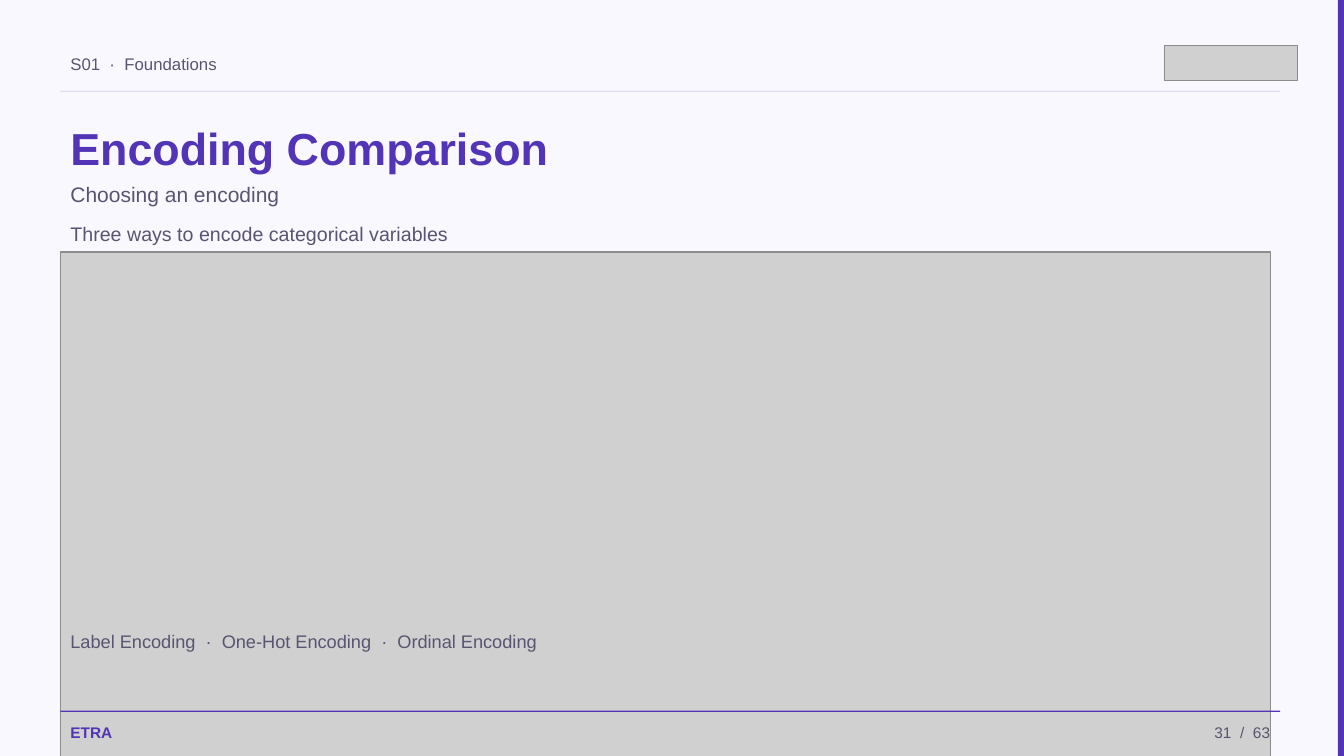
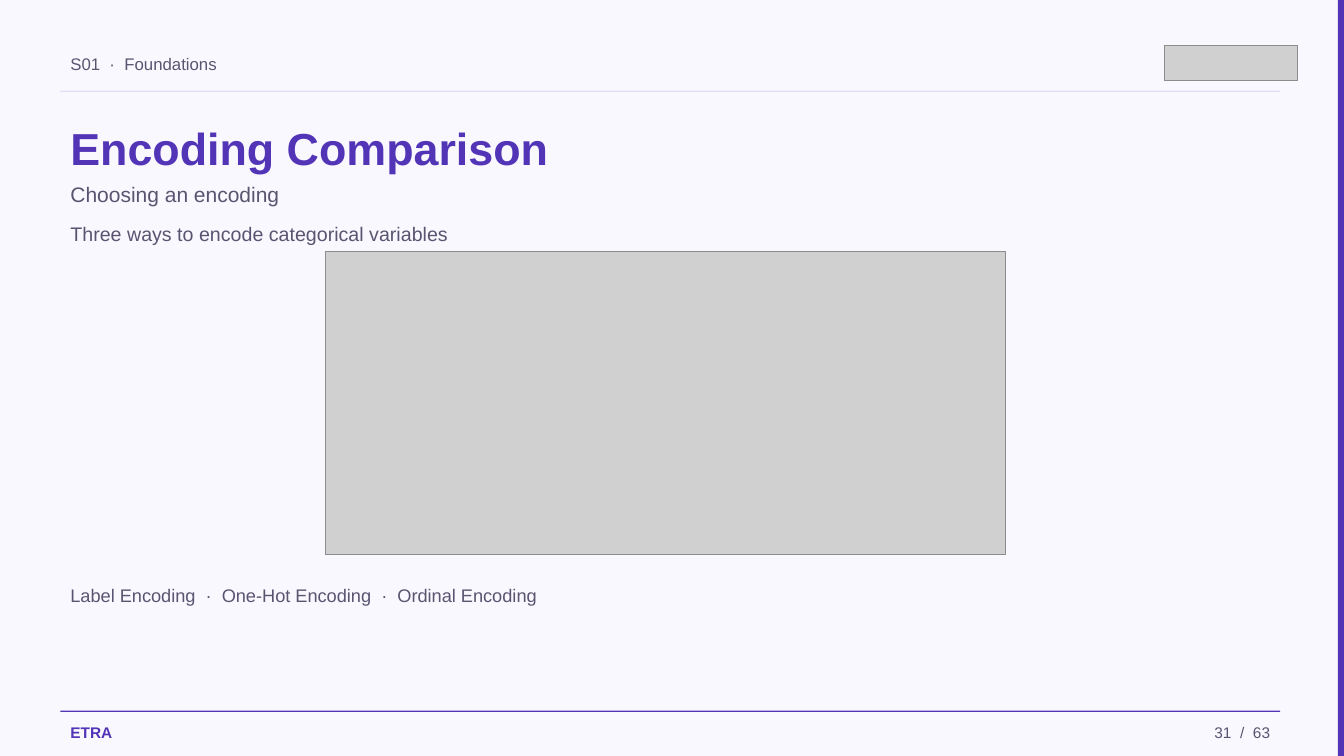
Before and after one commit to iksasa15/AI-ML, a slide deck: slide 31 of web-presentation/pdf-exports/Week1-Session1-Foundations.pptx. Drawn at 1344x756 pixels with LibreOffice and Linux fonts; fonts in the diff are those of the drawing; grey boxes stand for pictures. Boxes give left, top, right and bottom in pixels: in the first picture for what was removed or moved away, otherwise in the second. Text is boxed around its words. In the diff, an @@ line names an element or a change of style, - is before the commit and + after.

```diff
--- a/web-presentation/pdf-exports/Week1-Session1-Foundations.pptx
+++ b/web-presentation/pdf-exports/Week1-Session1-Foundations.pptx
@@ picture: place and size @@
-picture at bbox=[60, 252, 1270, 756]
+picture at bbox=[326, 252, 1006, 555]
@@ text "Label Encoding · One-Hot Encoding ...": place and size @@
-text "Label Encoding · One-Hot Encoding ..." at bbox=[70, 635, 537, 652]
+text "Label Encoding · One-Hot Encoding ..." at bbox=[70, 589, 537, 606]
```
Also in this commit, not shown: 12 other slides changed, 2 other files.
